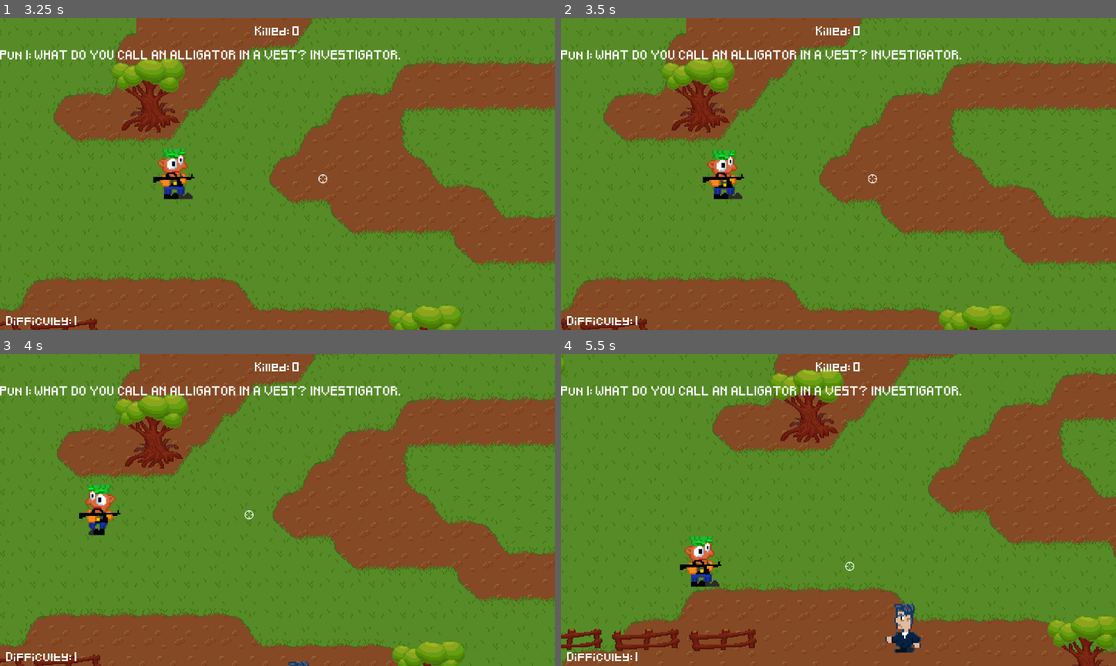
Above: before the commit, frames 1-4 (two rows, left to right).
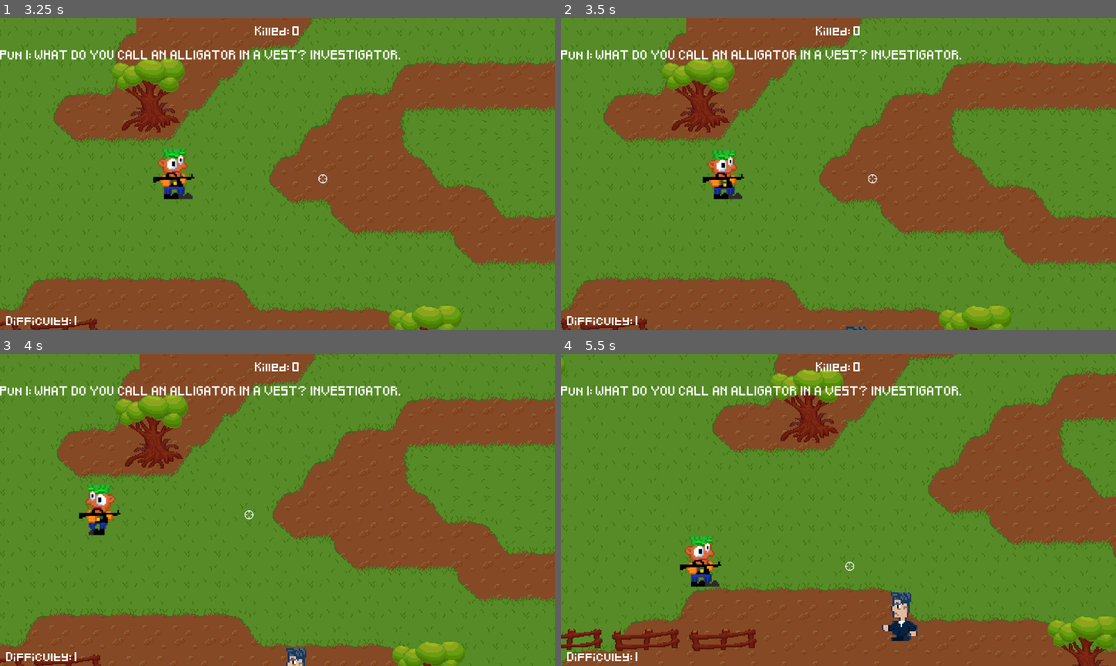
Above: after the commit, the same moments.

Repository: Fjonan/PeterPun
Game: Godot game, scene res://scenes/main.tscn
The game is run twice, just before and just after one commit, with the same random seed, the same clock (stepped at 60 frames per second) and the same inputs.
Inputs (mouse positions are in pixels of both pictures, inside the frame that each line leads up to):
- Up to frame 1 (3.25 s): tap Enter (ui_accept) at 0.5, 0.77 s; move the mouse to (399, 158) at 0.52 s; hold Right (ui_right) 0.53-1.25 s; hold F 0.53-1.25 s; click (399, 158) at 0.67 s; drag from (166, 189) to (249, 236) at 1.27 s; move the mouse to (333, 105) at 2.02 s; hold Right (ui_right) 2.03-2.75 s; hold F 2.03-2.75 s; drag from (249, 236) to (111, 127) at 2.77 s
- Up to frame 2 (3.5 s): no input
- Up to frame 3 (4 s): move the mouse to (444, 556) at 3.52 s; hold Left (ui_left) from 3.53 s (still down); hold F from 3.53 s (still down); tap Enter (ui_accept) at 3.77 s
- Up to frame 4 (5.5 s): release Left (ui_left) at 4.25 s; release F at 4.25 s; drag from (672, 463) to (755, 432) at 4.27 s; move the mouse to (866, 510) at 5.02 s; hold Down (ui_down) from 5.03 s (still down); hold F from 5.03 s (still down); click (866, 510) at 5.17 s

Frame 1 is identical in both runs. In frame 2, less than 0.1% of the frame differs, in the area x 51-56%, y 98-100%; in frame 3, 0.2%; in frame 4, 0.8%, in the area x 57-65%, y 76-96%.

Commit message:
enemy collider

Diff:
--- a/scenes/enemy.tscn
+++ b/scenes/enemy.tscn
@@ -94,7 +94,7 @@
 }]
 
 [sub_resource type="RectangleShape2D" id="2"]
-size = Vector2(73.7052, 84.7362)
+size = Vector2(15, 47)
 
 [node name="Enemy" type="CharacterBody2D"]
 script = ExtResource("3")
@@ -120,5 +120,5 @@
 scroll_active = false
 
 [node name="CollisionShape2D" type="CollisionShape2D" parent="."]
-position = Vector2(-1.26953, -0.634766)
+position = Vector2(-0.5, 1.5)
 shape = SubResource("2")
